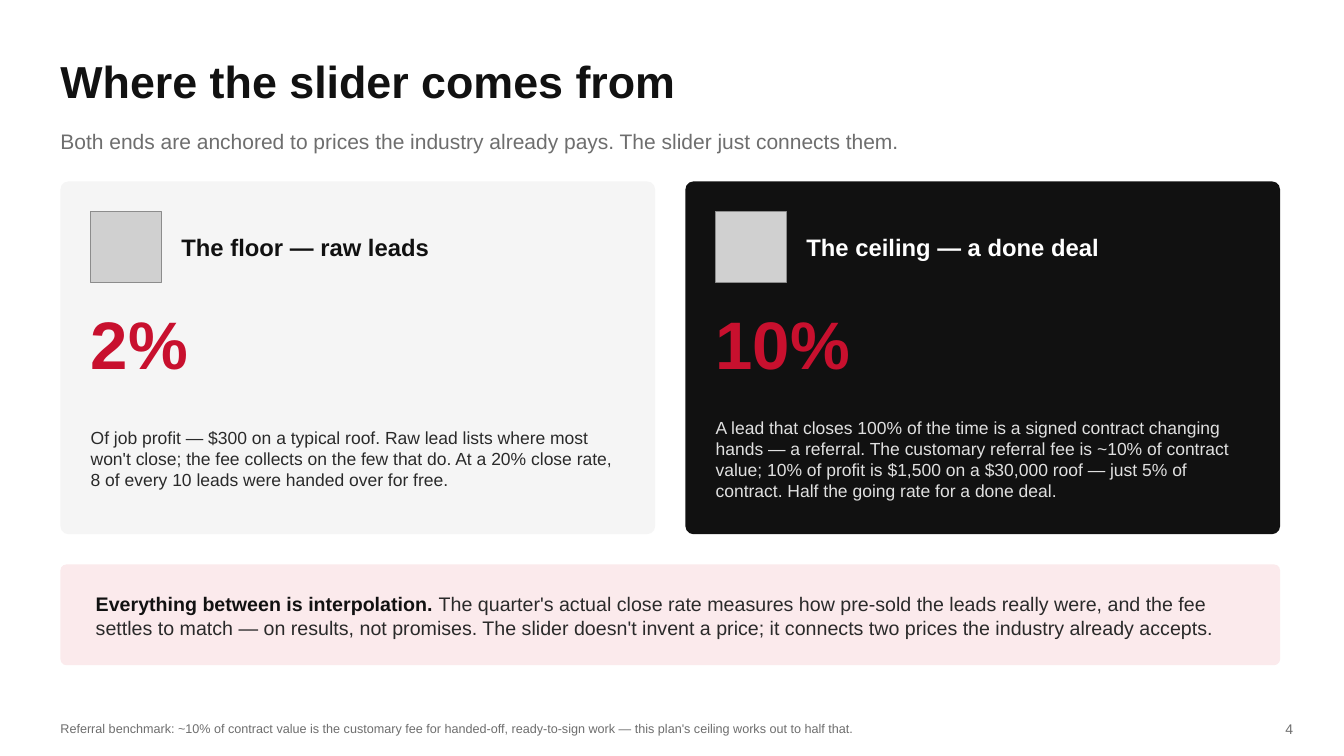
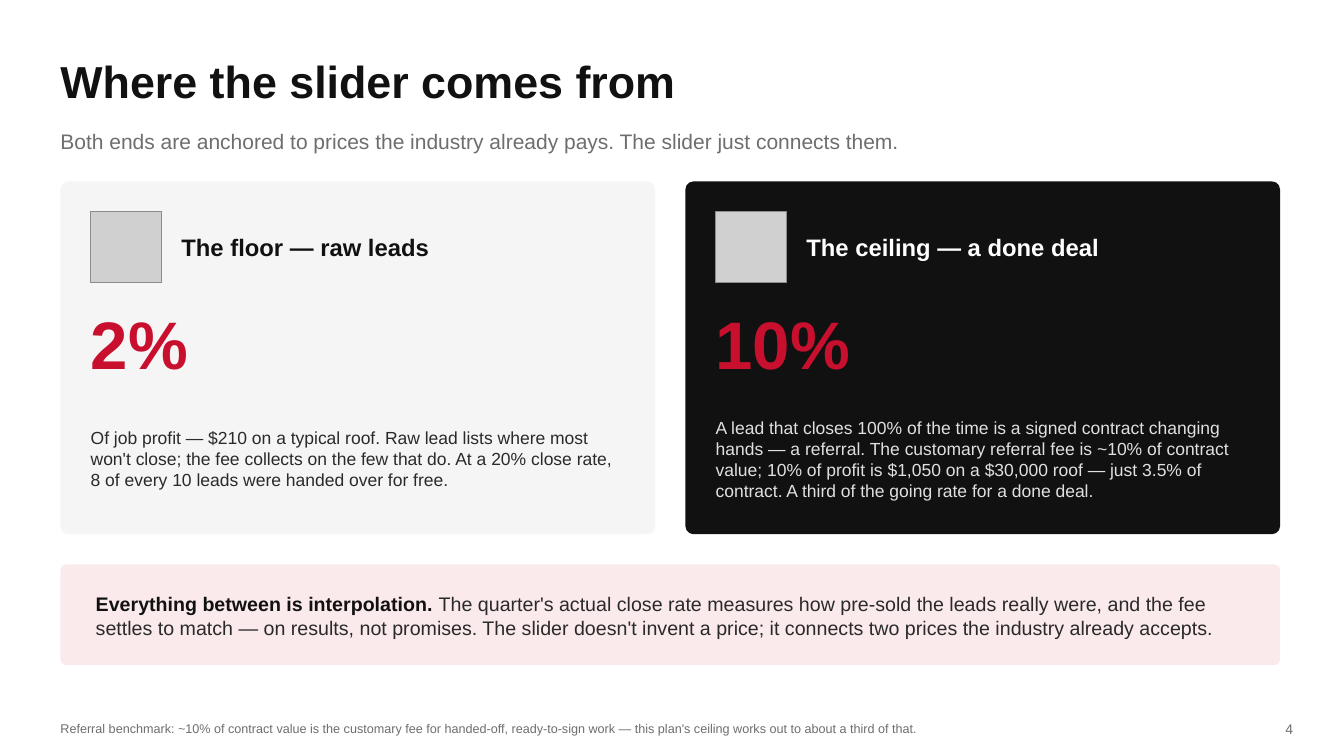
Before and after one commit to DommyD26/roofing-site-template, a slide deck: slide 4 of pitch/Commission-Plan.pptx. Drawn at 1344x756 pixels with LibreOffice and Linux fonts; fonts in the diff are those of the drawing; grey boxes stand for pictures. Boxes give left, top, right and bottom in pixels: in the first picture for what was removed or moved away, otherwise in the second. Text is boxed around its words. In the diff, an @@ line names an element or a change of style, - is before the commit and + after.

```diff
--- a/pitch/Commission-Plan.pptx
+++ b/pitch/Commission-Plan.pptx
@@ text at (x1=91, y1=431, x2=612, y2=490): text changed @@
-Of job profit — $300 on a typical roof. Raw lead lists where most won't close; the fee collects on the few that do. At a 20% close rate, 8 of every 10 leads were handed over for free.
+Of job profit — $210 on a typical roof. Raw lead lists where most won't close; the fee collects on the few that do. At a 20% close rate, 8 of every 10 leads were handed over for free.
@@ text at (x1=716, y1=421, x2=1229, y2=501): text changed @@
-A lead that closes 100% of the time is a signed contract changing hands — a referral. The customary referral fee is ~10% of contract value; 10% of profit is $1,500 on a $30,000 roof — just 5% of contract. Half the going rate for a done deal.
+A lead that closes 100% of the time is a signed contract changing hands — a referral. The customary referral fee is ~10% of contract value; 10% of profit is $1,050 on a $30,000 roof — just 3.5% of contract. A third of the going rate for a done deal.
@@ text at (x1=60, y1=724, x2=916, y2=736): text changed @@
-Referral benchmark: ~10% of contract value is the customary fee for handed-off, ready-to-sign work — this plan's ceiling works out to half that.
+Referral benchmark: ~10% of contract value is the customary fee for handed-off, ready-to-sign work — this plan's ceiling works out to about a third of that.
```
Also in this commit, not shown: 3 other slides changed, 1 other file.
